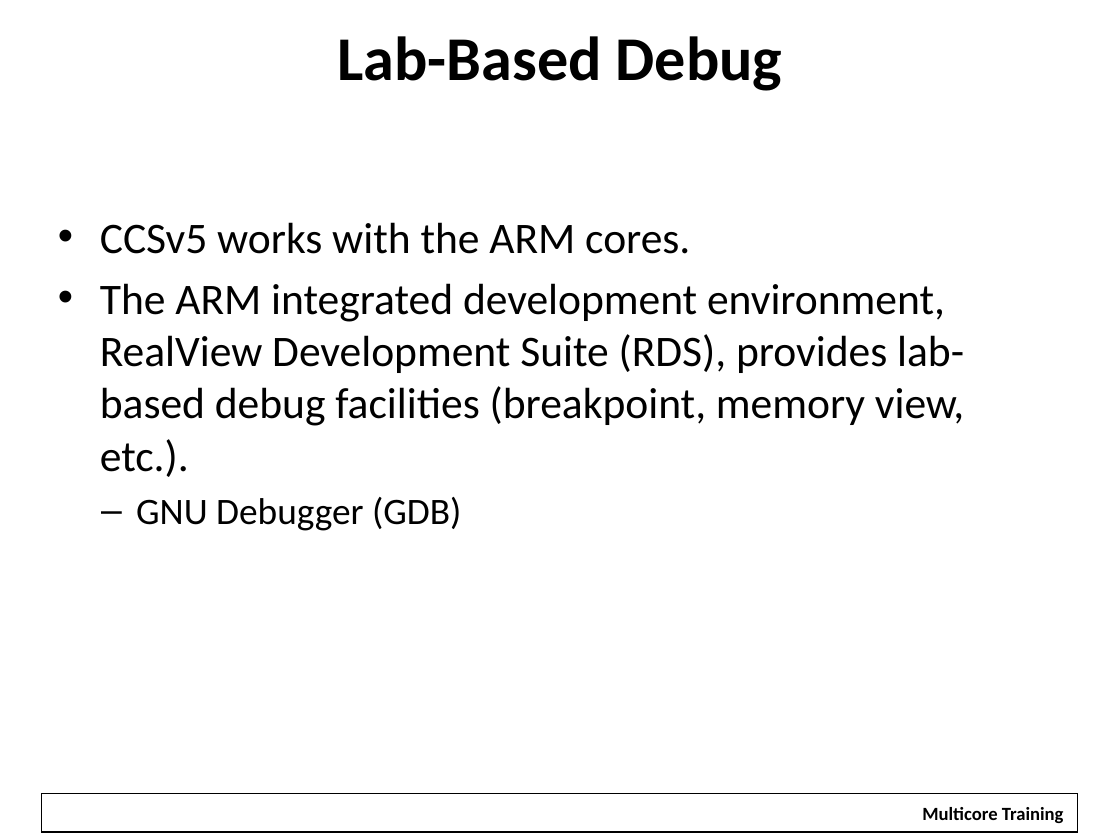
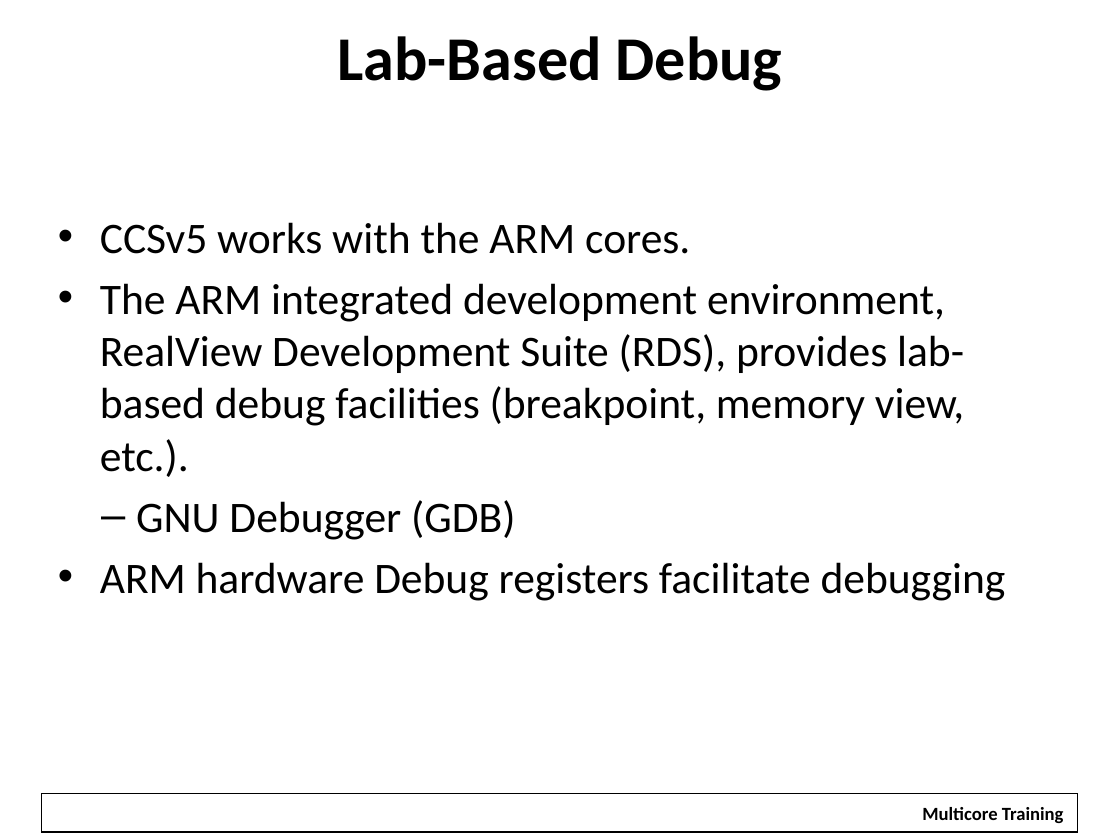
Before and after one commit to hari1989/keystone-workshop, a slide deck: slide 46 of preliminary/Working/presentations/KeyStoneII ARM Overview.pptx (slide 41 before the commit). Drawn at 1120x840 pixels with LibreOffice and Linux fonts; fonts in the diff are those of the drawing; background and template pictures are left out. Boxes give left, top, right and bottom in pixels: in the first picture for what was removed or moved away, otherwise in the second. Text is boxed around its words. In the diff, an @@ line names an element or a change of style, - is before the commit and + after.

Commit message:
Small changes,  re-arrange the debug section

```diff
--- a/preliminary/Working/presentations/KeyStoneII ARM Overview.pptx
+++ b/preliminary/Working/presentations/KeyStoneII ARM Overview.pptx
@@ text at (136,500,515,540): size 24 to 28 pt in "GNU Debugger (GDB)" @@
@@ text at (100,562,1006,601): paragraph added @@
+• ARM hardware Debug registers facilitate debugging
```
Also in this commit, not shown: 6 other slides changed, 7 slides added, 1 slide removed.
